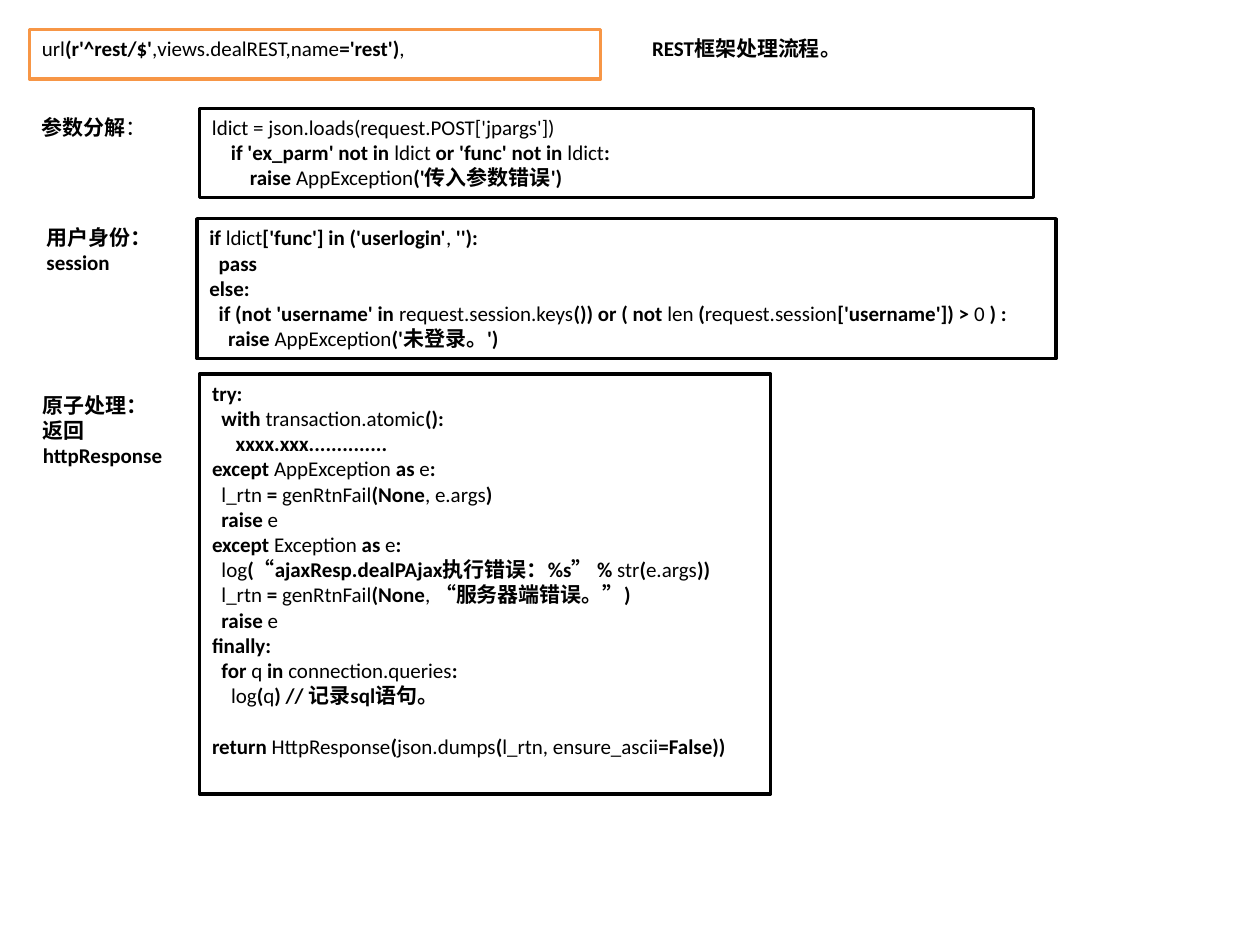
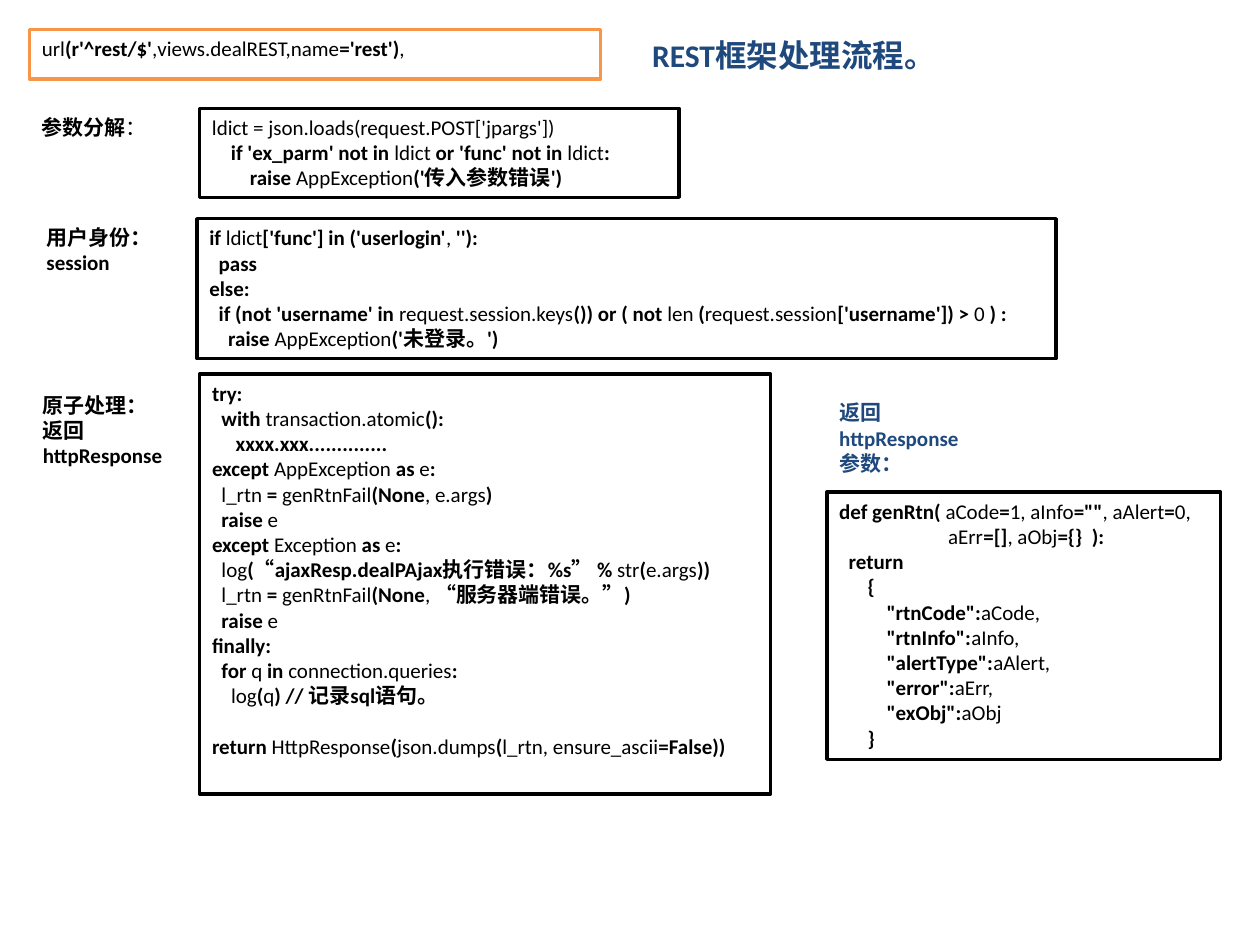
Before and after one commit to zhtdh/seoWeb, a slide deck: slide 10 of hierarchy.pptx (slide 4 before the commit). Drawn at 1260x945 pixels with LibreOffice and Linux fonts; fonts in the diff are those of the drawing. Boxes give left, top, right and bottom in pixels: in the first picture for what was removed or moved away, otherwise in the second. Text is boxed around its words. In the diff, an @@ line names an element or a change of style, - is before the commit and + after.

```diff
--- a/hierarchy.pptx
+++ b/hierarchy.pptx
@@ text "REST框架处理流程。" at (x1=652, y1=40, x2=935, y2=70): size 12 to 18 pt, text colour #000000 to #1F497D @@
@@ rectangle "ldict = json.loads(request.POST['jpargs']) if 'ex_parm' ..." resized from (x1=199, y1=108, x2=1033, y2=198) to (x1=199, y1=108, x2=679, y2=198) @@
@@ text added at (x1=839, y1=402, x2=958, y2=473), 12 pt, text #1F497D, bold @@
+返回
+httpResponse
+参数：
@@ rectangle added at (x1=827, y1=493, x2=1221, y2=760), fill #56C965, outline #000000 2 pt, 12 pt, text #000000, bold @@
+def genRtn( aCode=1, aInfo="", aAlert=0,
+aErr=[], aObj={} ):
+return
+{
+"rtnCode":aCode,
+"rtnInfo":aInfo,
+"alertType":aAlert,
+"error":aErr,
+"exObj":aObj
+}
```
Also in this commit, not shown: 3 other slides changed, 7 slides added, 1 other file.
